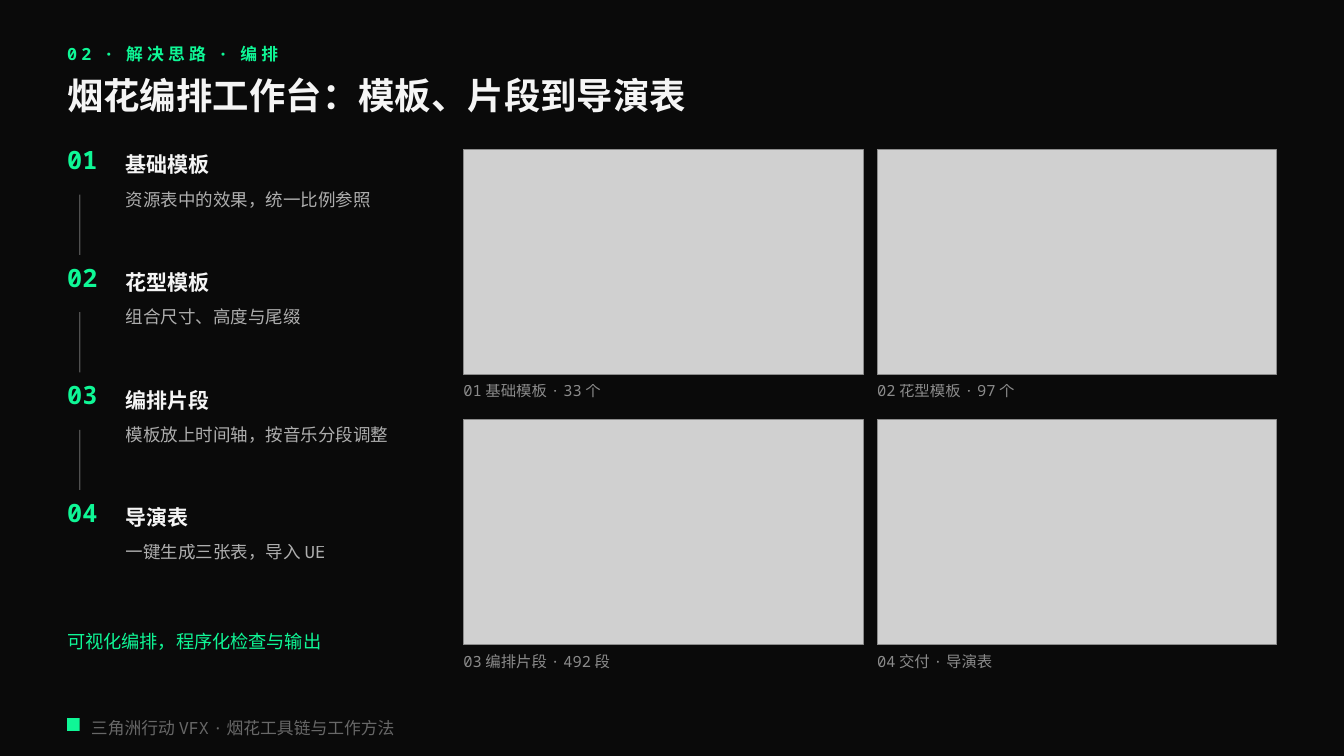
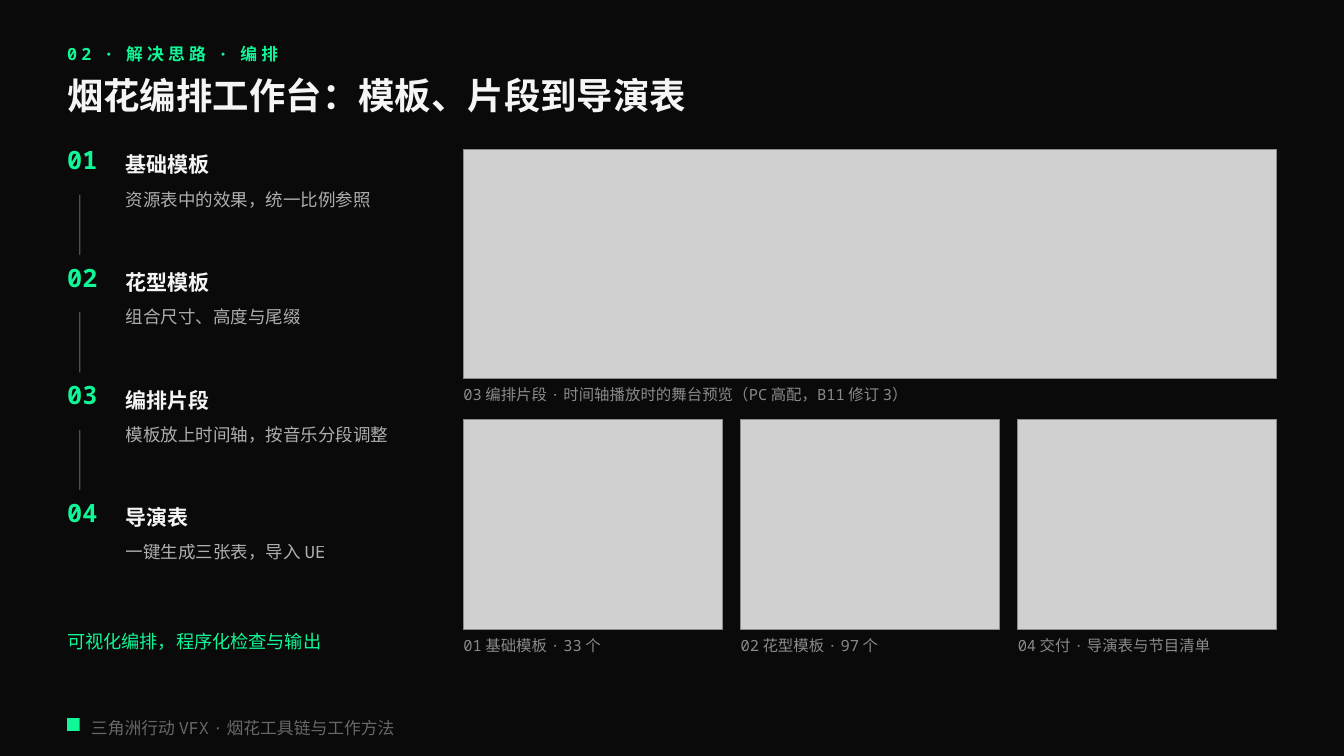
Before and after one commit to loccmaiii-lang/FireWorksLab, a slide deck: slide 9 of 协作/提示词/分享PPT交接_2026-10-29/第四版交付_云端/烟花秀AI全流程_第四版.pptx. Drawn at 1344x756 pixels with LibreOffice and Linux fonts; fonts in the diff are those of the drawing; grey boxes stand for pictures. Boxes give left, top, right and bottom in pixels: in the first picture for what was removed or moved away, otherwise in the second. Text is boxed around its words. In the diff, an @@ line names an element or a change of style, - is before the commit and + after.

```diff
--- a/协作/提示词/分享PPT交接_2026-10-29/第四版交付_云端/烟花秀AI全流程_第四版.pptx
+++ b/协作/提示词/分享PPT交接_2026-10-29/第四版交付_云端/烟花秀AI全流程_第四版.pptx
@@ picture resized from (x1=464, y1=150, x2=864, y2=375) to (x1=464, y1=150, x2=1277, y2=379) @@
@@ picture removed at (x1=877, y1=150, x2=1277, y2=375) @@
@@ text added at (x1=463, y1=387, x2=908, y2=402), 11 pt, text #F5F5F5 at 55% opacity @@
+03 编排片段 · 时间轴播放时的舞台预览（PC 高配，B11 修订 3）
@@ picture resized from (x1=464, y1=420, x2=864, y2=645) to (x1=464, y1=420, x2=723, y2=630) @@
@@ picture added at (x1=741, y1=420, x2=1000, y2=630) @@
@@ picture resized from (x1=877, y1=420, x2=1277, y2=645) to (x1=1018, y1=420, x2=1277, y2=630) @@
@@ text "01 基础模板 · 33 个" moved from (x1=463, y1=384, x2=600, y2=397) to (x1=463, y1=638, x2=600, y2=652) @@
@@ text removed at (x1=463, y1=654, x2=610, y2=668) @@
-03 编排片段 · 492 段
@@ text "02 花型模板 · 97 个" moved from (x1=877, y1=384, x2=1014, y2=397) to (x1=741, y1=638, x2=878, y2=652) @@
@@ text at (x1=1018, y1=638, x2=1210, y2=652): text changed @@
-04 交付 · 导演表
+04 交付 · 导演表与节目清单
```
Also in this commit, not shown: 6 other slides changed, 24 other files.
